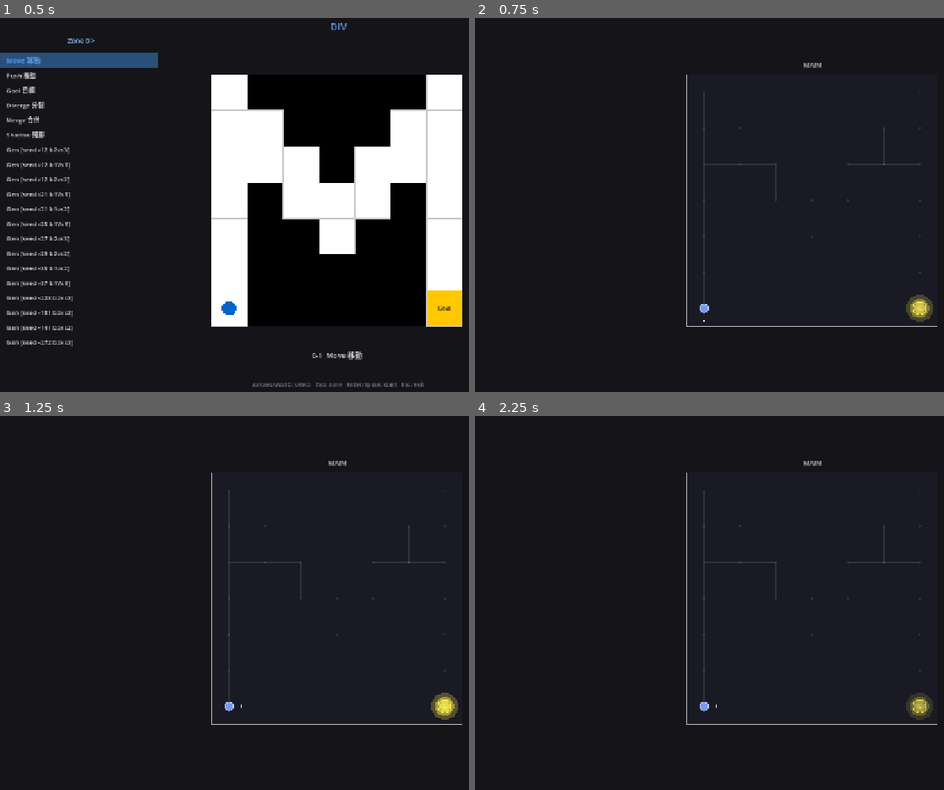
Above: before the commit, frames 1-4 (two rows, left to right).
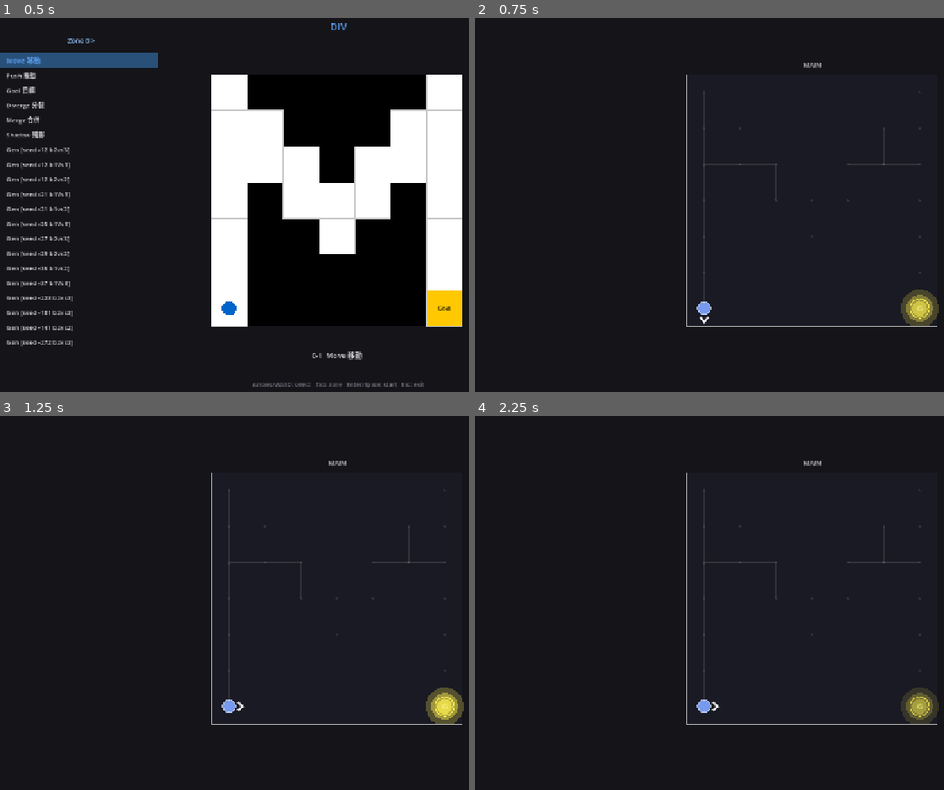
Above: after the commit, the same moments.

Repository: Periodev/DIV
Game: Godot game, scene res://scenes/main.tscn
The game is run twice, just before and just after one commit, with the same random seed, the same clock (stepped at 60 frames per second) and the same inputs.
Inputs:
- Up to frame 1 (0.5 s): no input
- Up to frame 2 (0.75 s): tap Enter at 0.5 s; hold D from 0.53 s (still down); tap R at 0.6 s
- Up to frame 3 (1.25 s): keep holding D; tap Space at 0.77 s
- Up to frame 4 (2.25 s): tap Space at 1.25, 1.52 s; release D at 1.28 s; hold S 1.28-2.03 s; tap Z at 1.35 s; hold D from 2.03 s (still down); tap C at 2.1 s

Frame 1 is identical in both runs. In frame 2, 0.6% of the frame differs, in the area x 47-99%, y 72-83%; in frame 3, 0.6%; in frame 4, 0.7%.

Commit message:
refactor(renderer): tune node visuals and simplify hole indicators

Diff:
--- a/godot/scripts/GameRenderer.gd
+++ b/godot/scripts/GameRenderer.gd
@@ -16,7 +16,8 @@
 const LINE_CROSS    := Color(0.78, 0.24, 0.24, 0.70) # hole X mark
 
 const NR_FACTOR     := 0.173   # diamond radius = eff * NR_FACTOR
-const HOLE_R_FACTOR := 0.25    # hole ring radius = eff * HOLE_R_FACTOR
+const ENTITY_SCALE  := 1.50    # all entities (boxes/player/held) size scale
+const NODE_SCALE    := 1.18    # route node slight upscale
 
 # Box colours — uid-1 mod 5
 const BOX_COLORS: Array[Color] = [
@@ -182,27 +183,27 @@
 	var b_filled_hole: bool = (tt_b == Enums.TerrainType.HOLE) and not b_empty_hole
 
 	if a_empty_hole or b_empty_hole:
-		_draw_broken_segment(c_a, c_b, a)
+		_draw_broken_segment(c_a, c_b, a_empty_hole, b_empty_hole, a)
 	elif a_filled_hole or b_filled_hole:
 		_draw_dashed_line(c_a, c_b, _col(LINE_DASHED, a), 1.2)
 	else:
-		draw_line(c_a, c_b, _col(LINE_NORMAL, a), 1.0)
-
-
-func _draw_broken_segment(c_a: Vector2, c_b: Vector2, a: float) -> void:
-	var dist: float = c_a.distance_to(c_b)
-	if dist <= 0.001:
-		return
-	var dir: Vector2 = (c_b - c_a) / dist
-	var seg_len: float = dist * 0.22
-
-	draw_line(c_a, c_a + dir * seg_len,         _col(LINE_BROKEN, a), 1.0)
-	draw_line(c_b, c_b - dir * seg_len,         _col(LINE_BROKEN, a), 1.0)
-
-	var mid: Vector2 = (c_a + c_b) * 0.5
-	var xs: float = 4.0
-	draw_line(mid + Vector2(-xs, -xs), mid + Vector2( xs,  xs), _col(LINE_CROSS, a), 1.5)
-	draw_line(mid + Vector2( xs, -xs), mid + Vector2(-xs,  xs), _col(LINE_CROSS, a), 1.5)
+		draw_line(c_a, c_b, _col(LINE_NORMAL, a), 1.2)
+
+
+func _draw_broken_segment(
+		c_a: Vector2, c_b: Vector2,
+		a_empty_hole: bool, b_empty_hole: bool, a: float) -> void:
+	var col: Color = _col(LINE_CROSS, a)
+	var dash_offset: float = 0.0
+	if a_empty_hole and not b_empty_hole:
+		# Flow from walkable node into hole A.
+		_draw_dashed_line(c_b, c_a, col, 1.2, 6.0, dash_offset)
+	elif b_empty_hole and not a_empty_hole:
+		# Flow from walkable node into hole B.
+		_draw_dashed_line(c_a, c_b, col, 1.2, 6.0, dash_offset)
+	else:
+		# Fallback for rare hole-hole adjacency.
+		_draw_dashed_line(c_a, c_b, col, 1.2, 6.0, dash_offset)
 
 
 # ---------------------------------------------------------------------------
@@ -220,24 +221,23 @@
 
 
 func _draw_node_at(pos: Vector2i, tt: int, center: Vector2, eff: float, a: float) -> void:
-	var NR:         float = eff * NR_FACTOR
-	var HOLE_R:     float = eff * HOLE_R_FACTOR
+	var NR:         float = eff * NR_FACTOR * NODE_SCALE
 	var cell_scale: float = eff / 80.0
 
 	match tt:
 		Enums.TerrainType.FLOOR:
-			draw_circle(center, 2.0, _col(Color(1, 1, 1, 0.10), a))
+			draw_circle(center, 2.0 * NODE_SCALE, _col(Color(1, 1, 1, 0.10), a))
 
 		Enums.TerrainType.HOLE:
-			_draw_hole_node(center, HOLE_R, _get_uids_in_hole(pos), a)
+			_draw_hole_node(center, eff, a)
 
 		Enums.TerrainType.SWITCH:
 			_draw_switch_node(center, NR, _spec.state.switch_activated(pos), a)
 
 		Enums.TerrainType.NO_CARRY:
-			_draw_glow(center, 20.0 * cell_scale, Color(1, 0.55, 0.63), 0.20 * a)
-			draw_circle(center, 7.0 * cell_scale, _col(Color(1, 0.55, 0.63, 0.70), a))
-			draw_arc(center, 7.0 * cell_scale, 0, TAU, 16,
+			_draw_glow(center, 20.0 * cell_scale * NODE_SCALE, Color(1, 0.55, 0.63), 0.20 * a)
+			draw_circle(center, 7.0 * cell_scale * NODE_SCALE, _col(Color(1, 0.55, 0.63, 0.70), a))
+			draw_arc(center, 7.0 * cell_scale * NODE_SCALE, 0, TAU, 16,
 					_col(Color(1, 0.63, 0.71, 0.50), a), 1.0)
 
 		Enums.TerrainType.BRANCH1, Enums.TerrainType.BRANCH2, \
@@ -248,39 +248,15 @@
 			_draw_goal_node(center, eff, a)
 
 		_:
-			draw_circle(center, 2.0, _col(Color(1, 1, 1, 0.10), a))
-
-
-func _draw_hole_node(center: Vector2, hole_r: float, filled_uids: Array[int], a: float) -> void:
-	# Dark-red glow
-	_draw_glow(center, hole_r * 1.6, Color(0.6, 0.1, 0.1), 0.40 * a)
-
-	# Jagged outer ring (20 vertices, alternating R / R*0.78)
-	var jagged := PackedVector2Array()
-	for i in 20:
-		var angle: float = float(i) * TAU / 20.0
-		var r: float = hole_r if (i % 2 == 0) else hole_r * 0.78
-		jagged.append(center + Vector2(cos(angle), sin(angle)) * r)
-	jagged.append(jagged[0])
-	draw_polyline(jagged, _col(Color(0.78, 0.24, 0.24, 0.55), a), 1.5)
-
-	# Dark inner circle
-	draw_circle(center, hole_r * 0.82, _col(Color(0.02, 0.0, 0.02, 0.96), a))
-
-	# Embedded diamond(s) for filled holes
-	if filled_uids.size() >= 1:
-		var embed_r: float = hole_r * 0.82 * 0.9
-		if filled_uids.size() == 1:
-			var c: Color = BOX_COLORS[(filled_uids[0] - 1) % 5]
-			c.a = 0.80 * a
-			_draw_diamond(center, embed_r, c, true)
-		else:
-			var c0: Color = BOX_COLORS[(filled_uids[0] - 1) % 5]
-			c0.a = 0.80 * a
-			var c1: Color = BOX_COLORS[(filled_uids[1] - 1) % 5]
-			c1.a = 0.80 * a
-			_draw_half_diamond(center, embed_r, c0, -1, true)
-			_draw_half_diamond(center, embed_r, c1,  1, true)
+			draw_circle(center, 2.0 * NODE_SCALE, _col(Color(1, 1, 1, 0.10), a))
+
+
+func _draw_hole_node(center: Vector2, eff: float, a: float) -> void:
+	# Simplified core palette matching docs/Code_Generated_Image.png
+	var core_r: float = _goal_marker_radius(eff)
+	var ring_w: float = maxf(2.0, (eff / 80.0) * 3.0)
+	draw_circle(center, core_r + ring_w, _col(Color(0.86, 0.21, 0.24, 0.95), a))
+	draw_circle(center, core_r, _col(Color(0.0, 0.0, 0.0, 0.98), a))
 
 
 func _draw_switch_node(center: Vector2, NR: float, active: bool, a: float) -> void:
@@ -289,6 +265,8 @@
 				_col(Color(0.71, 0.73, 0.76, 1.0), a), false, 2.0)
 	_draw_diamond(center, NR * 1.5,
 			_col(Color(0.71, 0.73, 0.76, 0.55), a), false, 2.0)
+	_draw_diamond(center, NR * 0.45,
+			_col(Color(0.55, 0.57, 0.60, 0.95), a), true)
 
 
 func _draw_branch_node(pos: Vector2i, center: Vector2, tt: int, eff: float, a: float) -> void:
@@ -309,24 +287,25 @@
 		base_color = Color(0.31, 0.95, 0.40)
 
 	for i in rings:
-		var r: float = (6.0 + float(i + 1) * 8.0) * (eff / 80.0)
+		var r: float = (6.0 + float(i + 1) * 8.0) * (eff / 80.0) * NODE_SCALE
 		var w: float = 1.5 if i == 0 else 1.0
 		draw_arc(center, r, 0, TAU, 32, _col(base_color, a), w)
 
-	draw_circle(center, 3.0 * (eff / 80.0), _col(base_color, a))
+	draw_circle(center, 3.0 * (eff / 80.0) * NODE_SCALE, _col(base_color, a))
 
 
 func _draw_goal_node(center: Vector2, eff: float, a: float) -> void:
 	var pulse: float    = 0.6 + 0.4 * sin(_time * 2.0)
 	var cell_scale: float = eff / 80.0
+	var goal_radius: float = _goal_marker_radius(eff)
 
 	if _spec.goal_active:
-		_draw_glow(center, 30.0 * cell_scale, Color(1, 0.94, 0.31), 0.65 * pulse * a)
-	draw_arc(center, 15.0 * cell_scale, 0, TAU, 32,
+		_draw_glow(center, goal_radius * 2.0, Color(1, 0.94, 0.31), 0.65 * pulse * a)
+	draw_arc(center, goal_radius, 0, TAU, 32,
 			_col(Color(1, 0.94, 0.31, 0.5 + pulse * 0.4), a), 2.0)
-	draw_circle(center, 15.0 * cell_scale,
+	draw_circle(center, goal_radius,
 			_col(Color(1, 0.94, 0.31, 0.12 + pulse * 0.12), a))
-	_draw_center_text("G", center, int(14.0 * cell_scale), _col(Color(1, 1, 0.59, 0.9), a))
+	_draw_center_text("G", center, int(14.0 * cell_scale * NODE_SCALE), _col(Color(1, 1, 0.59, 0.9), a))
 
 
 # ---------------------------------------------------------------------------
@@ -341,13 +320,9 @@
 	return false
 
 
-func _get_uids_in_hole(pos: Vector2i) -> Array[int]:
-	var uids: Array[int] = []
-	for e in _spec.state.entities:
-		var ent: Entity = e as Entity
-		if ent != null and ent.pos == pos and ent.z == -1:
-			uids.append(ent.uid)
-	return uids
+func _goal_marker_radius(eff: float) -> float:
+	var player_radius: float = eff * NR_FACTOR * ENTITY_SCALE * 0.68
+	return player_radius * 1.5
 
 
 # ---------------------------------------------------------------------------
@@ -389,28 +364,20 @@
 func _draw_box_diamond(
 		ent: Entity, eff: float, a: float, overlap_map: Dictionary) -> void:
 	var cell_scale: float = eff / 80.0
-	var NR: float         = eff * NR_FACTOR
+	var NR: float         = eff * NR_FACTOR * ENTITY_SCALE
 	var uid_color: Color  = BOX_COLORS[(ent.uid - 1) % 5]
 	var is_shadow: bool   = _spec.state.is_shadow(ent.uid)
 
 	var center: Vector2 = _grid_to_local_center(ent.pos, eff)
-
-	# Falling animation
-	var fall_key: Array  = [ent.uid, ent.pos]
-	var fall_prog: float = _spec.falling_progress.get(fall_key, -1.0)
-	if fall_prog >= 0.0:
-		center.y += fall_prog * eff
-		a        *= maxf(0.15, 1.0 - fall_prog * 0.75)
-		NR       *= (1.0 - fall_prog * 0.4)
 
 	# Overlap horizontal offset
 	var key: String  = _entity_stack_key(ent.pos, ent.z)
 	var uids_at: Array = overlap_map.get(key, [])
 	if uids_at.size() >= 2:
 		var side: float = -1.0 if uids_at[0] == ent.uid else 1.0
-		center.x += side * 7.0 * cell_scale
-
-	var font_size: int = int(14.0 * cell_scale)
+		center.x += side * 7.0 * cell_scale * ENTITY_SCALE
+
+	var font_size: int = int(14.0 * cell_scale * ENTITY_SCALE)
 
 	if is_shadow:
 		# Shadow: hollow diamond + uid-coloured text
@@ -433,12 +400,13 @@
 		return
 
 	var cell_scale: float = eff / 80.0
-	var NR: float         = eff * NR_FACTOR
+	var NR: float         = eff * NR_FACTOR * ENTITY_SCALE
 	var PR: float         = NR * 0.68
+	var arrow_base: float = PR
 	var center: Vector2   = _grid_to_local_center(player.pos, eff)
 	var held_items: Array[int] = _spec.state.get_held_items()
 	var held_uid: int     = held_items[0] if not held_items.is_empty() else -1
-	var font_size: int    = int(14.0 * cell_scale)
+	var font_size: int    = int(14.0 * cell_scale * ENTITY_SCALE)
 
 	if held_uid != -1:
 		# Holding: draw as a diamond in the held box's colour
@@ -449,13 +417,14 @@
 		_draw_diamond(center, NR, Color(1, 1, 1, 0.55 * a), false, 2.0)
 		_draw_center_text(str(held_uid), center, font_size,
 				Color(0.07, 0.07, 0.07, a))
-		_draw_dir_arrow(center, player.direction, NR, Color(1, 1, 1, 0.92 * a))
 	else:
 		# Empty-handed: circle
 		draw_circle(center, PR, _col(Color(0.467, 0.600, 0.933, 1.0), a))
 		draw_arc(center, PR, 0, TAU, 24,
 				_col(Color(0.78, 0.86, 1.0, 0.75), a), 2.0)
-		_draw_dir_arrow(center, player.direction, PR, Color(1, 1, 1, 0.92 * a))
+
+	# Arrow keeps a fixed size/offset regardless of held item state.
+	_draw_dir_arrow(center, player.direction, arrow_base, Color(1, 1, 1, 0.92 * a))
 
 
 # ---------------------------------------------------------------------------
@@ -519,14 +488,20 @@
 		origin: Vector2, dir: Vector2i,
 		base_size: float, color: Color) -> void:
 	var fdir := Vector2(float(dir.x), float(dir.y))
-	var tip   := origin + fdir * base_size * 2.85
-	var as_   := base_size * 0.45
+	if fdir.length_squared() <= 0.0:
+		return
 	var perp  := Vector2(-float(dir.y), float(dir.x))
-	draw_colored_polygon(PackedVector2Array([
-		tip + fdir  * as_,
-		tip - perp  * as_ * 0.55,
-		tip + perp  * as_ * 0.55,
-	]), color)
+	var thickness: float = maxf(2.0, base_size * 0.24)
+	var arm_len: float = base_size * 0.75
+	var half_span: float = base_size * 0.62
+
+	# Keep the marker near the player to avoid clipping outside panel bounds.
+	var center := origin + fdir * base_size * 1.375
+	var tip := center + fdir * arm_len
+	var p0 := center - perp * half_span
+	var p1 := tip
+	var p2 := center + perp * half_span
+	draw_polyline(PackedVector2Array([p0, p1, p2]), color, thickness, true)
 
 
 ## Legacy arrow — kept for HUD tab hints (dx/dy int signature).
